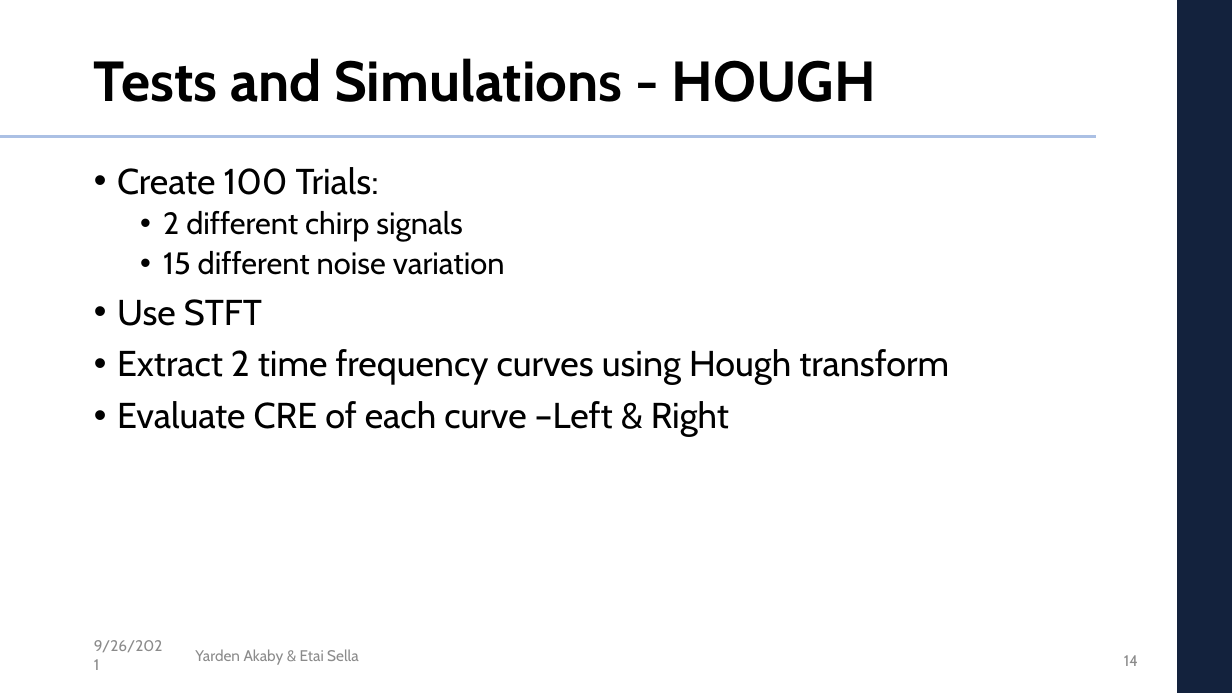
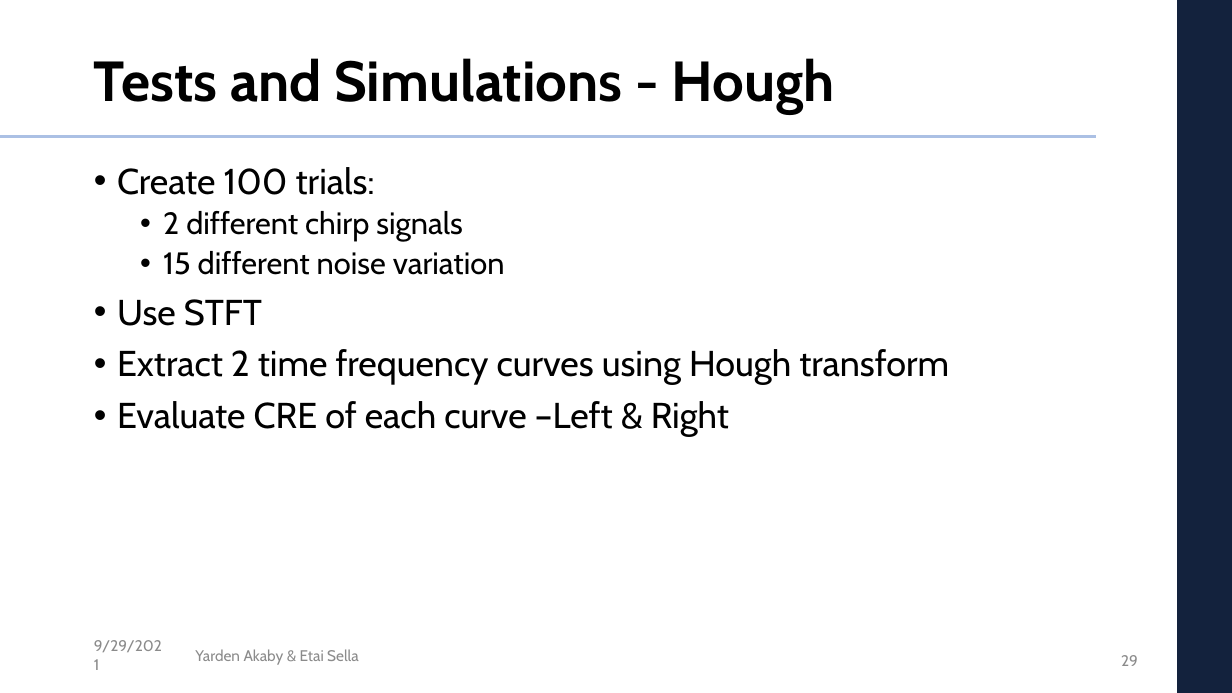
Before and after one commit to etaisella/multi_dim_DSP_final_project, a slide deck: slide 29 of presentation/DSP_project_presentation.pptx (slide 14 before the commit). Drawn at 1232x693 pixels with LibreOffice and Linux fonts; fonts in the diff are those of the drawing; background and template pictures are left out. Boxes give left, top, right and bottom in pixels: in the first picture for what was removed or moved away, otherwise in the second. Text is boxed around its words. In the diff, an @@ line names an element or a change of style, - is before the commit and + after.

```diff
--- a/presentation/DSP_project_presentation.pptx
+++ b/presentation/DSP_project_presentation.pptx
@@ title at box(94, 58, 834, 114): text changed @@
-Tests and Simulations - HOUGH
+Tests and Simulations - Hough
@@ text at box(117, 167, 375, 195): text changed @@
-• Create 100 Trials:
+• Create 100 trials:
@@ text at box(94, 640, 162, 652): text changed @@
-9/26/2021
+9/29/2021
@@ page number at box(1121, 655, 1138, 666): text changed @@
-14
+29
```
Also in this commit, not shown: 14 other slides changed, 15 slides added, 2 other files.
